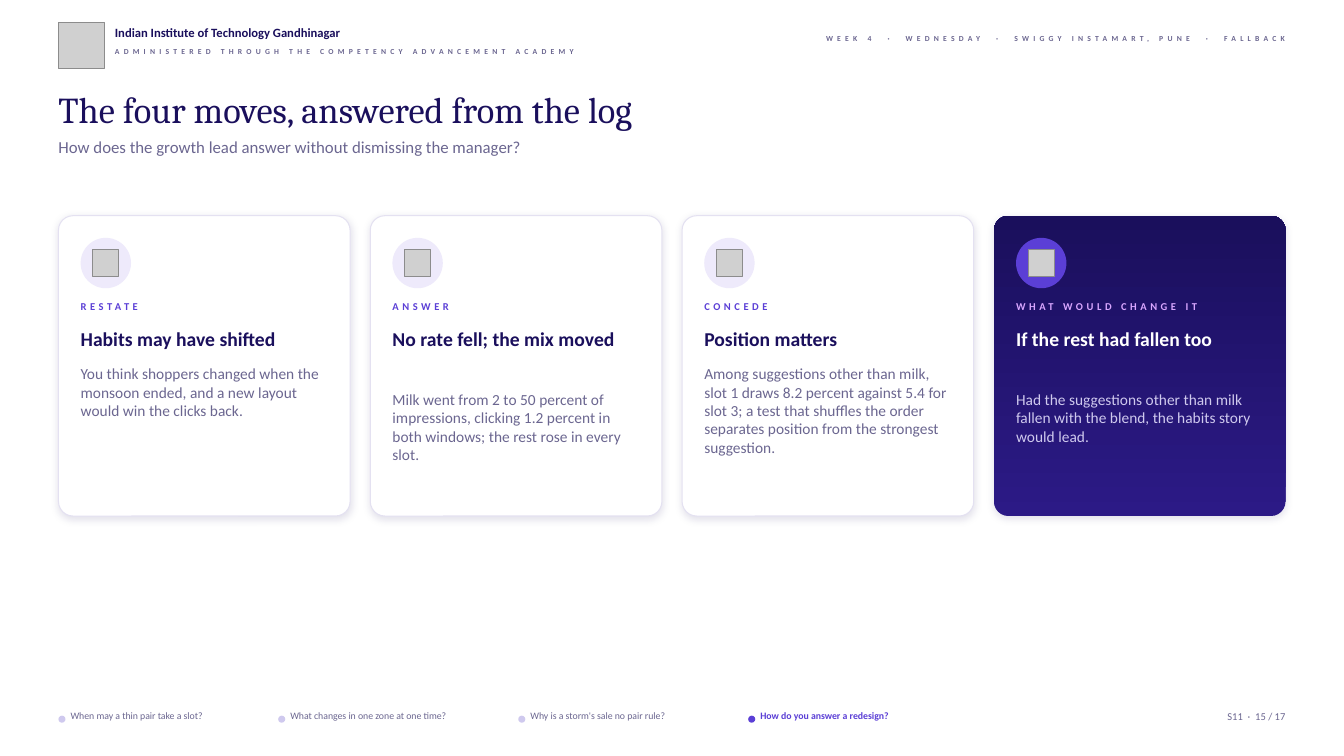
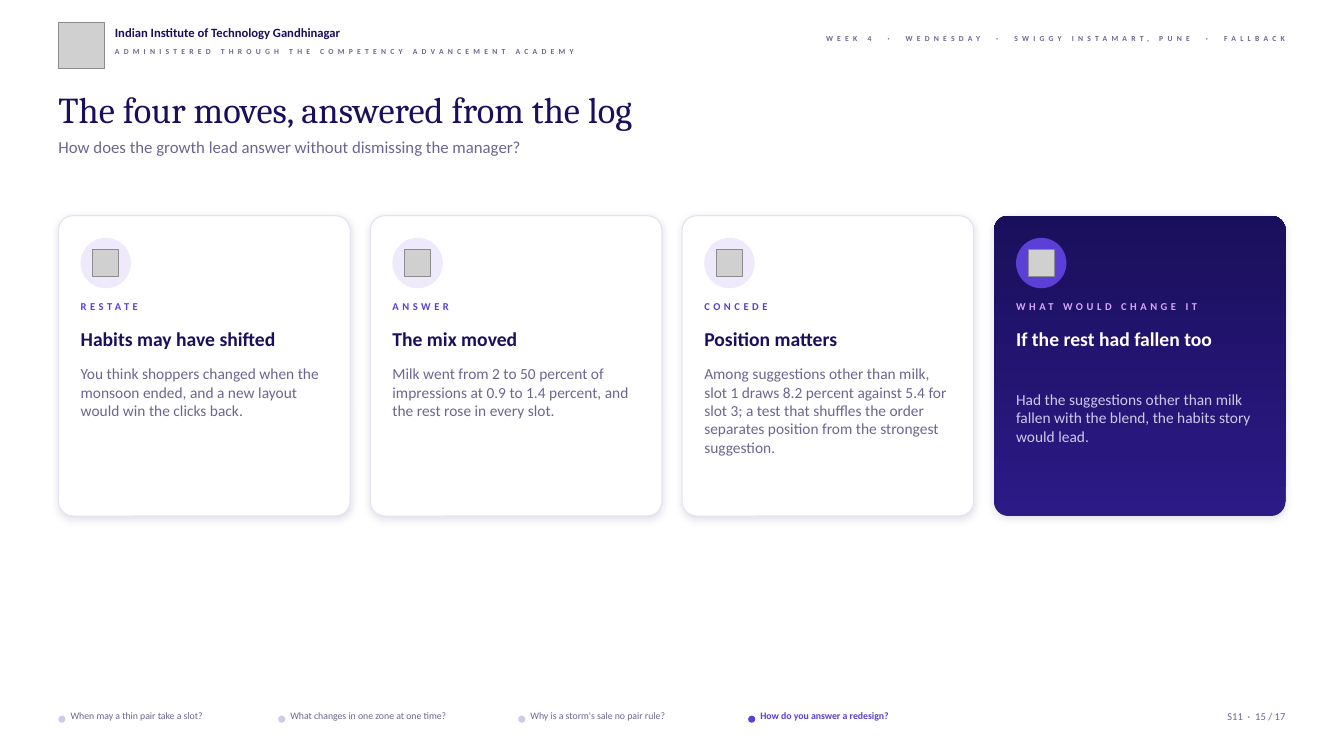
Before and after one commit to fde-academy-lab/c2-content-factory, a slide deck: slide 15 of content/W04/D3/slides/C2_W04_D03_fallback_STUDENT.pptx. Drawn at 1344x756 pixels with LibreOffice and Linux fonts; fonts in the diff are those of the drawing; grey boxes stand for pictures; background and template pictures are left out. Boxes give left, top, right and bottom in pixels: in the first picture for what was removed or moved away, otherwise in the second. Text is boxed around its words. In the diff, an @@ line names an element or a change of style, - is before the commit and + after.

```diff
--- a/content/W04/D3/slides/C2_W04_D03_fallback_STUDENT.pptx
+++ b/content/W04/D3/slides/C2_W04_D03_fallback_STUDENT.pptx
@@ text at (x1=392, y1=332, x2=517, y2=346): text changed @@
-No rate fell; the mix moved
+The mix moved
@@ text at (x1=392, y1=368, x2=629, y2=419): text changed @@
-Milk went from 2 to 50 percent of impressions, clicking 1.2 percent in both windows; the rest rose in every slot.
+Milk went from 2 to 50 percent of impressions at 0.9 to 1.4 percent, and the rest rose in every slot.
```
Also in this commit, not shown: 4 other slides changed, 10 other files.
